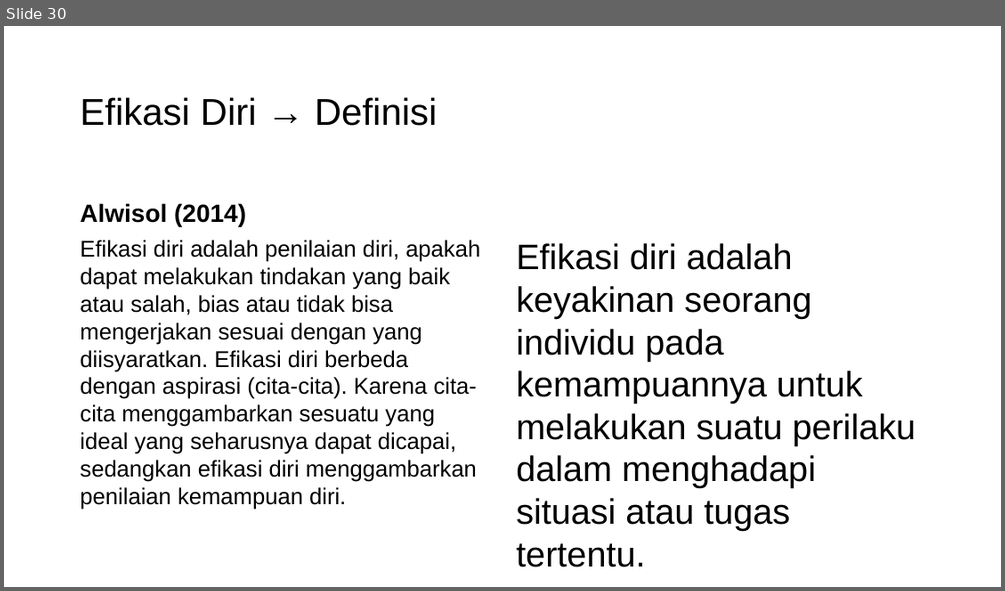
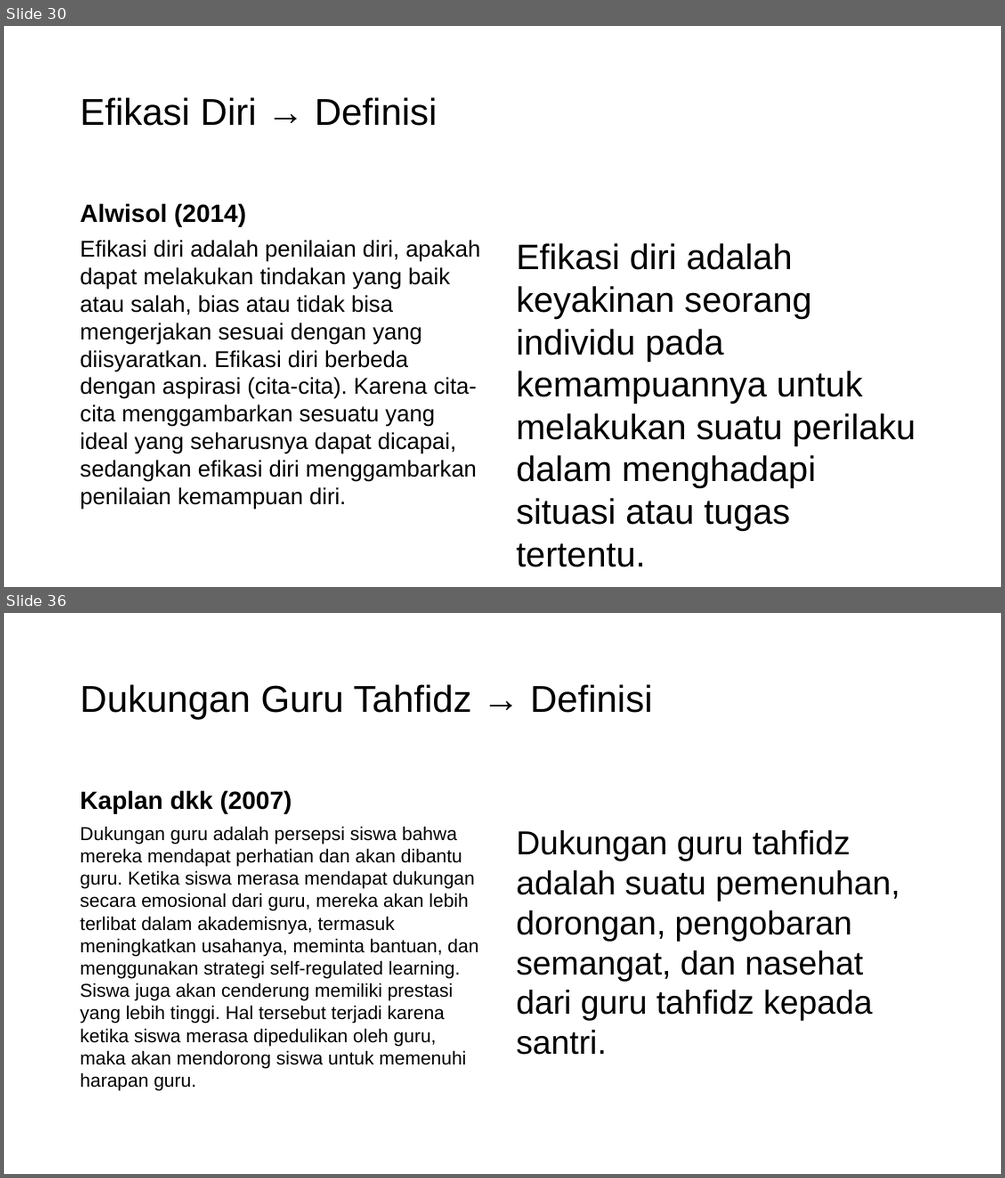
Before and after one commit to mzaini30/skripsi, a slide deck: seminar proposal.pptx. Shown one above the other, each under a label of ours: slide 30 before the commit, slides 30 and 36 after it; the slides between them are not shown. The pictures are 1005x591 and 1005x1178 pixels, drawn with LibreOffice and Linux fonts; fonts in the diff are those of the drawing; background and template pictures are left out. Boxes give left, top, right and bottom in pixels: in the first picture for what was removed or moved away, otherwise in the second. Text is boxed around its words. In the diff, an @@ line names an element or a change of style, - is before the commit and + after.

```diff
--- a/seminar proposal.pptx
+++ b/seminar proposal.pptx
@@ slide 36 added at (x1=4, y1=613, x2=1001, y2=1174), background picture (left out) @@
@@ title added at (x1=80, y1=684, x2=653, y2=719), 36 pt, text #000000 @@
+Dukungan Guru Tahfidz → Definisi
@@ text added at (x1=80, y1=790, x2=292, y2=813), 24 pt, text #000000, bold @@
+Kaplan dkk (2007)
@@ text added at (x1=80, y1=826, x2=478, y2=1090), 18 pt, text #000000 @@
+Dukungan guru adalah persepsi siswa bahwa mereka mendapat perhatian dan akan dibantu guru. Ketika siswa merasa mendapat dukungan secara emosional dari guru, mereka akan lebih terlibat dalam akademisnya, termasuk meningkatkan usahanya, meminta bantuan, dan menggunakan strategi self-regulated learning. Siswa juga akan cenderung memiliki prestasi yang lebih tinggi. Hal tersebut terjadi karena ketika siswa merasa dipedulikan oleh guru, maka akan mendorong siswa untuk memenuhi harapan guru.
@@ text added at (x1=516, y1=830, x2=900, y2=1054), 32 pt, text #000000 @@
+Dukungan guru tahfidz adalah suatu pemenuhan, dorongan, pengobaran semangat, dan nasehat dari guru tahfidz kepada santri.
```
Also in this commit, not shown: 17 slides changed, 5 other slides added.
